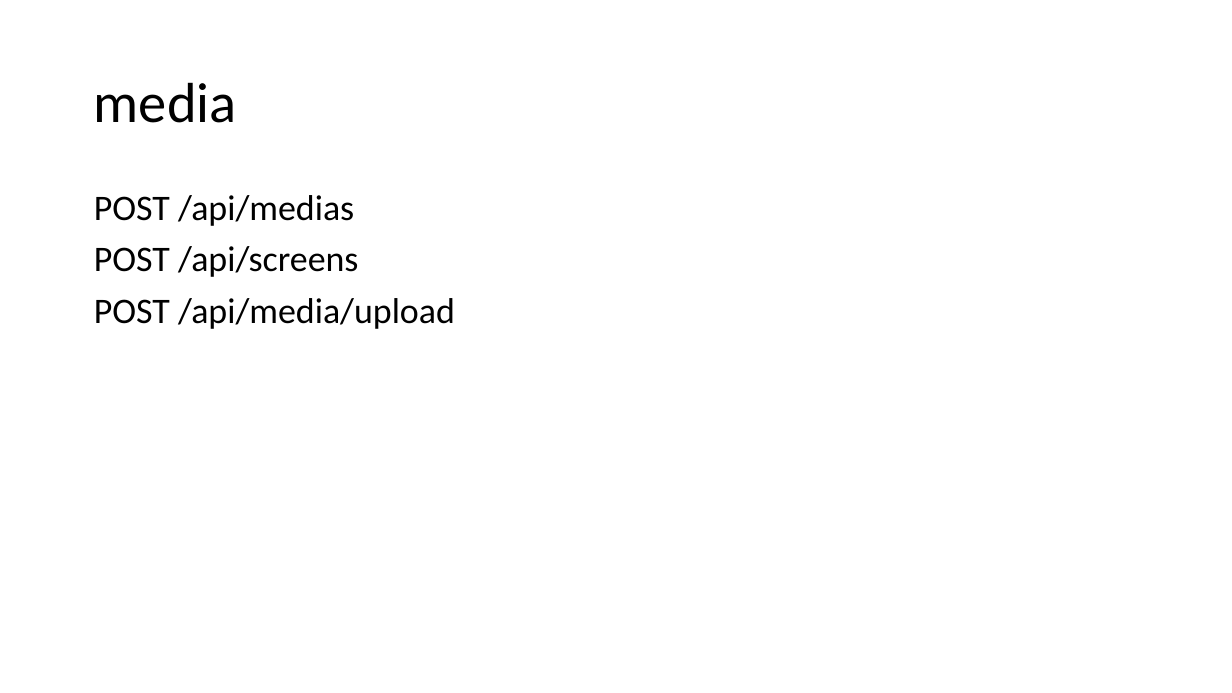
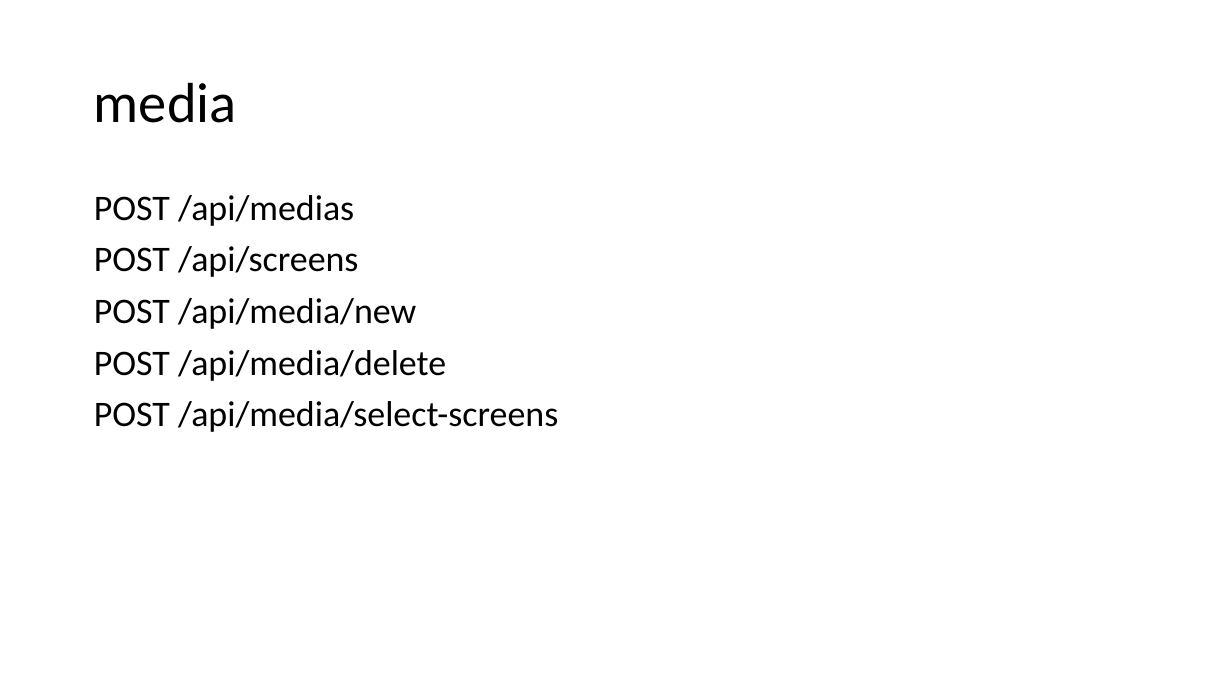
Before and after one commit to ooooldwuuuu/ADproject, a slide deck: slide 2 of AD API.pptx. Drawn at 1232x693 pixels with LibreOffice and Linux fonts; fonts in the diff are those of the drawing. Boxes give left, top, right and bottom in pixels: in the first picture for what was removed or moved away, otherwise in the second. Text is boxed around its words. In the diff, an @@ line names an element or a change of style, - is before the commit and + after.

```diff
--- a/AD API.pptx
+++ b/AD API.pptx
@@ text at box(94, 298, 558, 432): text changed @@
-POST /api/media/upload
+POST /api/media/new
+POST /api/media/delete
+POST /api/media/select-screens
```
Also in this commit, not shown: 1 slide added, 5 other files.
